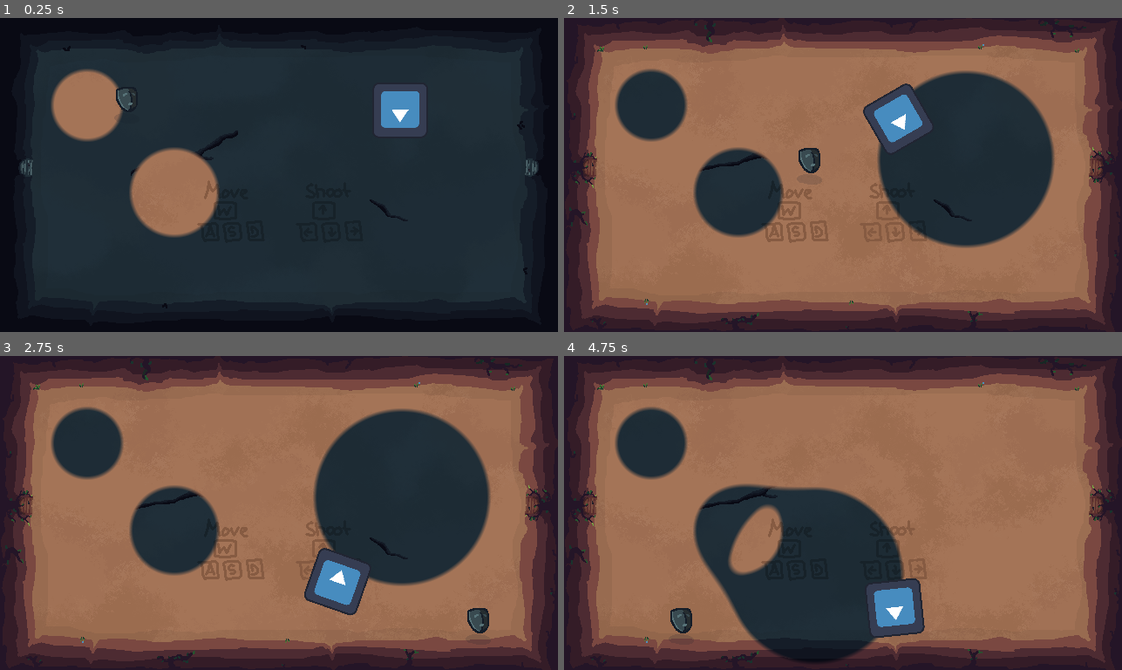
Above: before the commit, frames 1-4 (two rows, left to right).
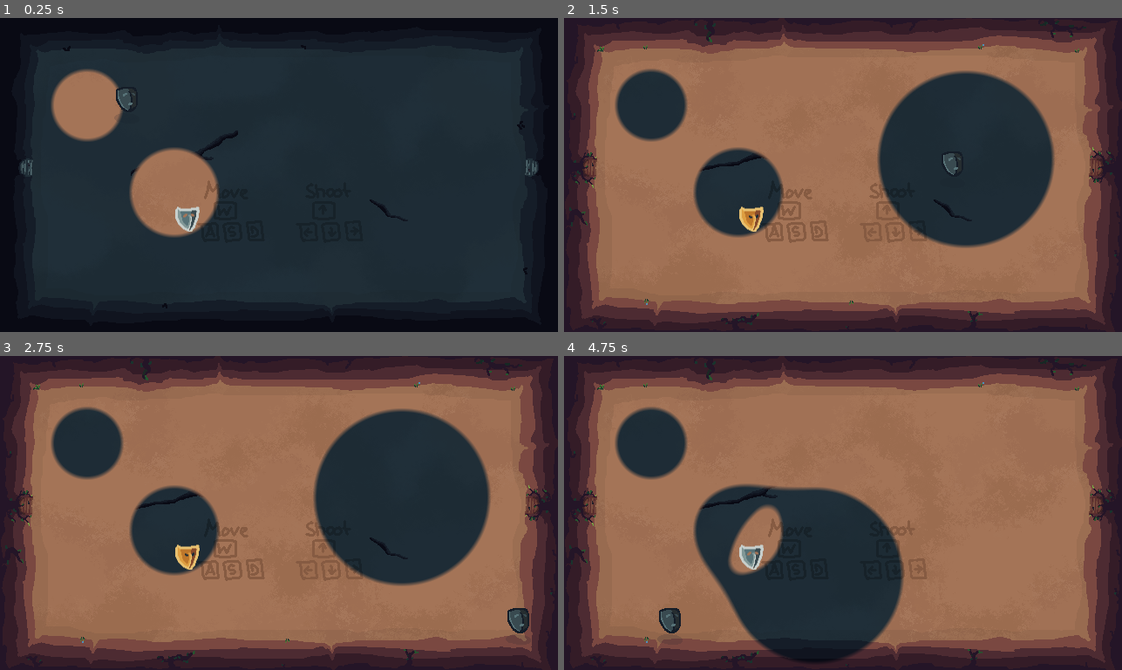
Above: after the commit, the same moments.

Repository: MarcelBlasius/Global-Game-Jam-2026
Game: Godot game, scene res://scenes/main_scene.tscn
Same seed, same stepped clock (60 frames per second), same inputs: the game is played once before the commit and once after it. This scene is started directly instead of the project's main scene. The engine's default icon, where the game draws it, is replaced by a stand-in: a white triangle on a blue panel in a dark square.
Inputs (mouse positions are in pixels of both pictures, inside the frame that each line leads up to):
- Up to frame 1 (0.25 s): no input
- Up to frame 2 (1.5 s): tap Enter at 0.5 s; move the mouse to (965, 159) at 0.52 s; hold D (right) 0.53-1.28 s; tap Shift at 0.6 s; click (965, 159) at 0.67 s; move the mouse to (731, 190) at 1.27 s; hold S (down) from 1.28 s (still down); tap Ctrl at 1.35 s
- Up to frame 3 (2.75 s): move the mouse to (334, 443) at 2.02 s; release S (down) at 2.03 s; hold D (right) from 2.03 s (still down); tap Shift at 2.1 s
- Up to frame 4 (4.75 s): move the mouse to (815, 575) at 2.77 s; release D (right) at 2.78 s; hold Up (shoot up) 2.78-3.53 s; tap Ctrl at 2.85, 4.35 s; click (815, 575) at 2.92 s; move the mouse to (1010, 560) at 3.52 s; hold A (left) from 3.53 s (still down); tap Shift at 3.6 s; move the mouse to (675, 465) at 4.27 s

The runs differ from the first frame. In frame 1, 1.8% of the frame differs, in the area x 31-77%, y 21-69%; in frame 2, 2.3%; in frame 3, 2.5%, in the area x 31-95%, y 60-89%; in frame 4, 2.3%.

Commit message:
enemy stuff two worlds

Diff:
--- a/spectra/project.godot
+++ b/spectra/project.godot
@@ -76,6 +76,7 @@
 
 [physics]
 
+2d/physics_engine="GodotPhysics2D"
 3d/physics_engine="Jolt Physics"
 common/physics_interpolation=true
 
@@ -83,3 +84,5 @@
 
 textures/canvas_textures/default_texture_filter=0
 rendering_device/driver.windows="d3d12"
+renderer/rendering_method="gl_compatibility"
+renderer/rendering_method.mobile="gl_compatibility"
--- /dev/null
+++ b/spectra/scenes/enemies/enemy_two_worlds.tscn
@@ -0,0 +1,34 @@
+[gd_scene format=3 uid="uid://cq3spk0xo0so8"]
+
+[ext_resource type="Script" uid="uid://chhxqsa40oops" path="res://scripts/enemy.gd" id="1_sceeg"]
+[ext_resource type="Shader" path="res://shaders/flash.gdshader" id="2_xse2d"]
+[ext_resource type="Texture2D" uid="uid://b06ewonenu7hk" path="res://ressources/spritesheet.png" id="3_cml8g"]
+
+[sub_resource type="ShaderMaterial" id="ShaderMaterial_c4w8v"]
+shader = ExtResource("2_xse2d")
+shader_parameter/active = false
+shader_parameter/flash_color = Vector4(0.8, 0.5, 0.5, 1)
+
+[node name="enemy" type="CharacterBody2D" unique_id=1170387137 groups=["enemies"]]
+script = ExtResource("1_sceeg")
+
+[node name="CollisionPolygon2D2" type="CollisionPolygon2D" parent="." unique_id=1452213936]
+polygon = PackedVector2Array(59.1, -64, -59, -64, -63.8, -59, -64, 61, -60.3, 64, 59.6, 64, 63.9, 59, 64, -61.1)
+
+[node name="World1" type="Node2D" parent="." unique_id=1845600155]
+
+[node name="Sprite2D" type="Sprite2D" parent="World1" unique_id=1064888869]
+modulate = Color(1, 0.76552, 0.6855334, 1)
+material = SubResource("ShaderMaterial_c4w8v")
+texture = ExtResource("3_cml8g")
+region_enabled = true
+region_rect = Rect2(1307, 195, 28, 29)
+
+[node name="World2" type="Node2D" parent="." unique_id=2012854484]
+
+[node name="Sprite2D" type="Sprite2D" parent="World2" unique_id=775491790]
+modulate = Color(1, 0.76552, 0.6855334, 1)
+material = SubResource("ShaderMaterial_c4w8v")
+texture = ExtResource("3_cml8g")
+region_enabled = true
+region_rect = Rect2(1342, 195, 28, 29)
--- a/spectra/scenes/enemy.tscn
+++ b/spectra/scenes/enemy.tscn
@@ -1,18 +1,19 @@
-[gd_scene format=3 uid="uid://b25wp58kkbixo"]
+[gd_scene format=3 uid="uid://c6el76nrgrp08"]
 
 [ext_resource type="Script" uid="uid://chhxqsa40oops" path="res://scripts/enemy.gd" id="1_md0e3"]
 [ext_resource type="Texture2D" uid="uid://bursdnrr6dso4" path="res://icon.svg" id="2_4ra3w"]
-[ext_resource type="Shader" uid="uid://cstew5jd8ujmt" path="res://shaders/flash.gdshader" id="2_5uy6h"]
+[ext_resource type="Shader" path="res://shaders/flash.gdshader" id="2_5uy6h"]
 
 [sub_resource type="ShaderMaterial" id="ShaderMaterial_c4w8v"]
 shader = ExtResource("2_5uy6h")
 shader_parameter/active = false
+shader_parameter/flash_color = Vector4(0.8, 0.5, 0.5, 1)
 
 [node name="enemy" type="CharacterBody2D" unique_id=1170387137 groups=["enemies"]]
 script = ExtResource("1_md0e3")
 
 [node name="Sprite2D" type="Sprite2D" parent="." unique_id=1064888869]
-modulate = Color(0, 1, 0, 1)
+modulate = Color(1, 0.76552, 0.6855334, 1)
 material = SubResource("ShaderMaterial_c4w8v")
 texture = ExtResource("2_4ra3w")
 
--- a/spectra/scenes/main_scene.tscn
+++ b/spectra/scenes/main_scene.tscn
@@ -7,7 +7,7 @@
 [ext_resource type="PackedScene" uid="uid://bv25mwaky7njn" path="res://scenes/silas/background.tscn" id="5_nugp1"]
 [ext_resource type="PackedScene" uid="uid://cvq60bc51xilo" path="res://scenes/player.tscn" id="6_4la4h"]
 [ext_resource type="AudioStream" uid="uid://dt0jv8scmnscu" path="res://ressources/dark_theme.mp3" id="7_c16ls"]
-[ext_resource type="PackedScene" uid="uid://b25wp58kkbixo" path="res://scenes/enemy.tscn" id="8_18nlu"]
+[ext_resource type="PackedScene" uid="uid://cq3spk0xo0so8" path="res://scenes/enemies/enemy_two_worlds.tscn" id="8_18nlu"]
 
 [sub_resource type="ViewportTexture" id="ViewportTexture_aeg00"]
 viewport_path = NodePath("Subview1")
@@ -74,6 +74,7 @@
 mesh = SubResource("QuadMesh_aeg00")
 
 [node name="Background" parent="." unique_id=250843349 instance=ExtResource("5_nugp1")]
+visible = false
 
 [node name="player" parent="." unique_id=472819889 instance=ExtResource("6_4la4h")]
 position = Vector2(145, 105)
@@ -83,8 +84,5 @@
 autoplay = true
 parameters/looping = true
 
-[node name="enemy" parent="." unique_id=1170387137 node_paths=PackedStringArray("player") instance=ExtResource("8_18nlu")]
-position = Vector2(494, 106)
-scale = Vector2(0.5, 0.5)
-speed = 150
-player = NodePath("../player")
+[node name="enemy" parent="." unique_id=1170387137 instance=ExtResource("8_18nlu")]
+position = Vector2(215, 231)
--- a/spectra/scripts/enemy.gd
+++ b/spectra/scripts/enemy.gd
@@ -5,9 +5,43 @@
 @export var player: CharacterBody2D
 @export var bump_force: float = 400.0
 
-@onready var sprite: Sprite2D = $Sprite2D
+#@onready var sprite: Sprite2D = $Sprite2D
 var knockback_velocity: Vector2 = Vector2.ZERO
 
+var view1 : Node;
+var view2 : Node;
+var spriteParent1 : Node;
+var spriteParent2 : Node;
+var sprite1 : Sprite2D
+var sprite2 : Sprite2D
+
+func _ready() -> void:
+	view1 = get_node("/root/main_scene/Subview1")
+	view2 = get_node("/root/main_scene/Subview2")
+	spriteParent1 = $World1
+	spriteParent2 = $World2
+	sprite1 = $World1/Sprite2D
+	sprite2 = $World2/Sprite2D
+	sprite1.z_index = 10
+	sprite2.z_index = 10
+
+
+	var old_global1 := spriteParent1.global_transform as Transform2D
+
+	spriteParent1.get_parent().remove_child(spriteParent1)
+	view1.add_child(spriteParent1)
+	spriteParent1.global_transform = old_global1
+
+	var old_global2 := spriteParent2.global_transform as Transform2D
+
+	spriteParent2.get_parent().remove_child(spriteParent2)
+	view2.add_child(spriteParent2)
+	spriteParent2.global_transform = old_global2
+
+func _process(delta: float) -> void:
+	await get_tree().physics_frame
+	spriteParent1.global_transform = global_transform
+	spriteParent2.global_transform = global_transform
 
 func _physics_process(_delta):
 	if !player: return
@@ -32,9 +66,11 @@
 				body.take_damage(1)
 
 func flash_hit():
-	sprite.material.set_shader_parameter("active", true)
+	sprite1.material.set_shader_parameter("active", true)
+	sprite2.material.set_shader_parameter("active", true)
 	await get_tree().create_timer(0.1).timeout
-	sprite.material.set_shader_parameter("active", false)
+	sprite1.material.set_shader_parameter("active", false)
+	sprite2.material.set_shader_parameter("active", false)
 
 func take_damage(amount: int):
 	health -= amount
@@ -44,6 +80,8 @@
 
 func die():
 	queue_free()
+	spriteParent1.queue_free()
+	spriteParent2.queue_free()
 
 func apply_knockback(source_position: Vector2, force: float):
 	var push_dir = (global_position - source_position).normalized()
Not shown: 1 places in spectra/scenes/main_scene.tscn that only renumber resources
